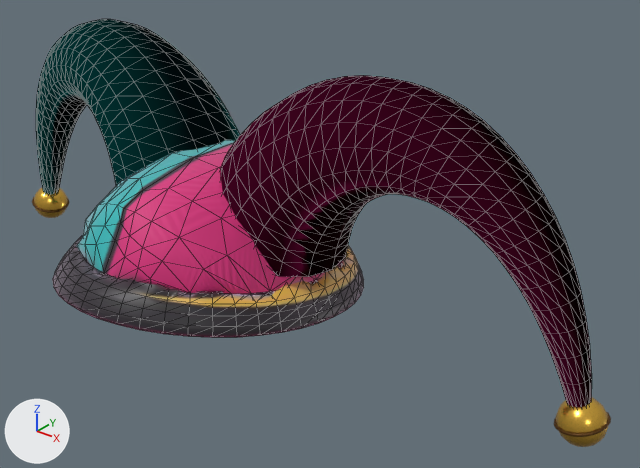
The glTF model public/avatar/items/hat_jester.glb: old version first, new version second.
Before and after are seen from a 50 mm lens placed at (0.396, -0.424, 1.395), pointed at (0.062, -0.007, 1.137). The axes (+X, +Y, +Z) are drawn at lower left. The lights are the same throughout. The first picture is the older version. Mesh edges are drawn as thin lines on the coarser meshes. Vertices at exactly the same position are counted once.

In view in the first picture: 'hat_jester_bells', 'hat_jester_cap', 'hat_jester_horn_L', 'hat_jester_horn_R' and 1 more.
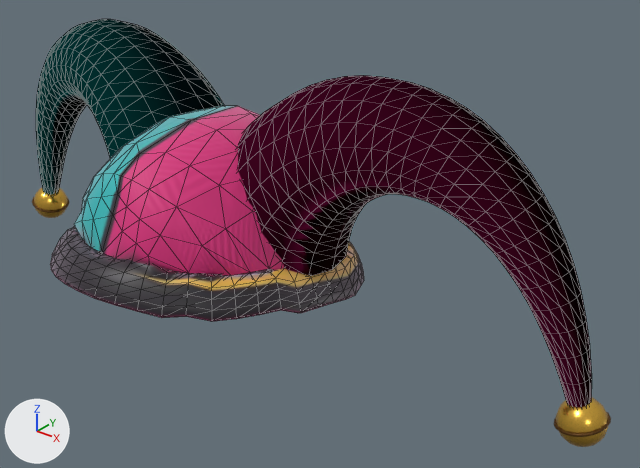
The newer file adds a shape key; the second version is drawn at full value of the shape key 'face_long' of 'hat_jester_cap', and the change is written as the vertex moves it makes.

Boxes (x1, y1, x2, y2) around the edits, measured in the pictures (640 x 468 px):
'hat_jester_cap', reshaped (10% taller): before (53, 140, 364, 337); after (50, 105, 364, 321)

Edits to the bpy script that builds the scene:
```text
Change me_hat_jester_cap:
    used by ob_hat_jester_cap; location = (0.0, 0.0, 0.0)
    remove me_hat_jester_cap.from_pydata(...)  # 606 vertices, 1208 faces; spans x -0.095..0.096, y -0.157..0.068, z 1.08..1.192
    add me_hat_jester_cap.from_pydata(...)  # 606 vertices, 1208 faces; spans x -0.095..0.096, y -0.157..0.068, z 1.085..1.217
    me_hat_jester_cap part 1: 606 of 606 vertices moved; they spanned x -0.095..0.096, y -0.157..0.068, z 1.08..1.192 and now span x -0.095..0.096, y -0.157..0.068, z 1.085..1.217; mean shift (0.0, 0.0, 0.012)
```
